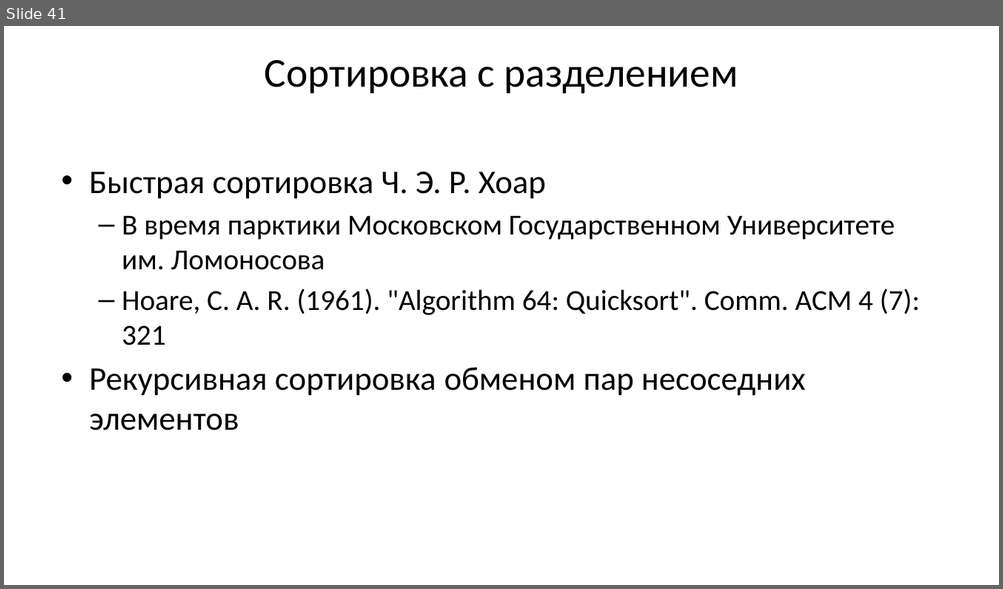
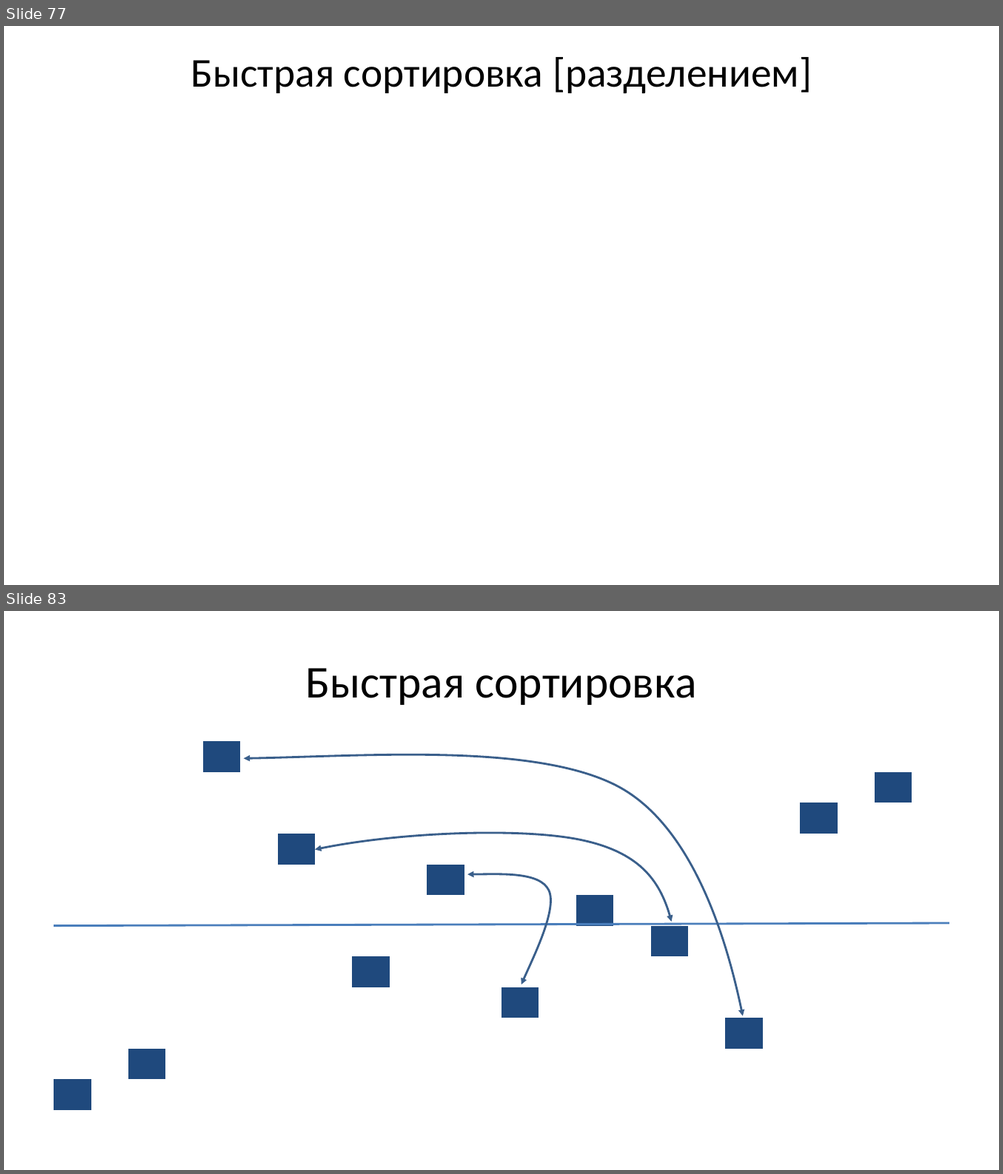
Before and after one commit to Evgueni-Petrov-aka-espetrov/Algorithms-and-Programming-in-C-pptx, a slide deck: 13 Сортировка.pptx. Shown one above the other, each under a label of ours: slide 41 before the commit, slides 77 and 83 after it; the slides between them are not shown. The pictures are 1003x589 and 1003x1174 pixels, drawn with LibreOffice and Linux fonts; fonts in the diff are those of the drawing. Boxes give left, top, right and bottom in pixels: in the first picture for what was removed or moved away, otherwise in the second. Text is boxed around its words. In the diff, an @@ line names an element or a change of style, - is before the commit and + after.

```diff
--- a/13 Сортировка.pptx
+++ b/13 Сортировка.pptx
@@ slide 83 added at [4, 611, 999, 1170], background #FFFFFF @@
@@ title added at [305, 668, 696, 705], 44 pt, text #000000 @@
+Быстрая сортировка
@@ table added at [54, 741, 949, 1111], 12 rows, 24 columns @@
+ |  |  |  |  |  |  |  |  |  |  |  |  |  |  |  |  |  |  |  |  |  |  | 
+ |  |  |  |  |  |  |  |  |  |  |  |  |  |  |  |  |  |  |  |  |  |  | 
+ |  |  |  |  |  |  |  |  |  |  |  |  |  |  |  |  |  |  |  |  |  |  | 
+ |  |  |  |  |  |  |  |  |  |  |  |  |  |  |  |  |  |  |  |  |  |  | 
+ |  |  |  |  |  |  |  |  |  |  |  |  |  |  |  |  |  |  |  |  |  |  | 
+ |  |  |  |  |  |  |  |  |  |  |  |  |  |  |  |  |  |  |  |  |  |  | 
+ |  |  |  |  |  |  |  |  |  |  |  |  |  |  |  |  |  |  |  |  |  |  | 
+ |  |  |  |  |  |  |  |  |  |  |  |  |  |  |  |  |  |  |  |  |  |  | 
+ |  |  |  |  |  |  |  |  |  |  |  |  |  |  |  |  |  |  |  |  |  |  | 
+ |  |  |  |  |  |  |  |  |  |  |  |  |  |  |  |  |  |  |  |  |  |  | 
+ |  |  |  |  |  |  |  |  |  |  |  |  |  |  |  |  |  |  |  |  |  |  | 
+ |  |  |  |  |  |  |  |  |  |  |  |  |  |  |  |  |  |  |  |  |  |  | 
@@ freeform shape added at [244, 755, 743, 1016], outline #3A5F8C 2 pt @@
@@ freeform shape added at [315, 833, 671, 922], outline #3A5F8C 2 pt @@
@@ freeform shape added at [467, 874, 550, 985], outline #3A5F8C 2 pt @@
@@ line added from (54, 925) to (949, 923), #4B7EBC 2 pt @@
@@ what was slide 41 is now slide 77 @@
@@ slide 77 changed as well @@
@@ title at [191, 57, 811, 93]: text changed @@
-Сортировка с разделением
+Быстрая сортировка [разделением]
@@ text removed at [89, 172, 919, 431] @@
-• Быстрая сортировка Ч. Э. Р. Хоар
-  – В время парктики Московском Государственном Университете им. Ломоносова
-  – Hoare, C. A. R. (1961). "Algorithm 64: Quicksort". Comm. ACM 4 (7): 321
-• Рекурсивная сортировка обменом пар несоседних элементов
```
Also in this commit, not shown: 15 other slides changed, 103 other slides added, 9 slides removed.
